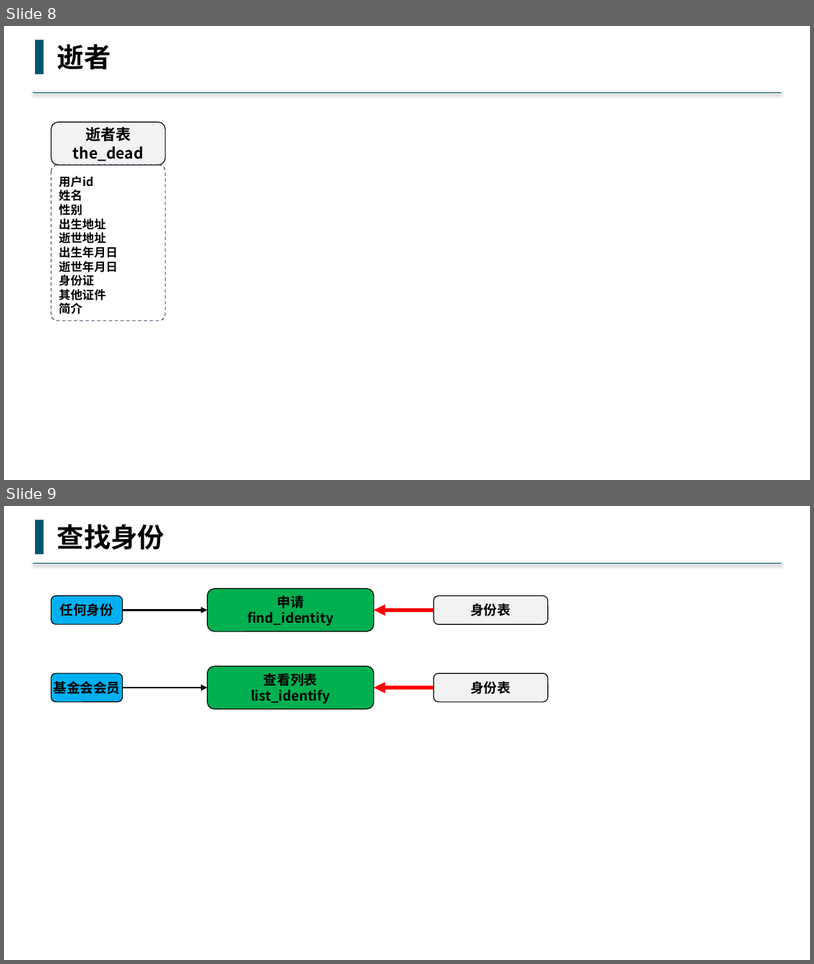
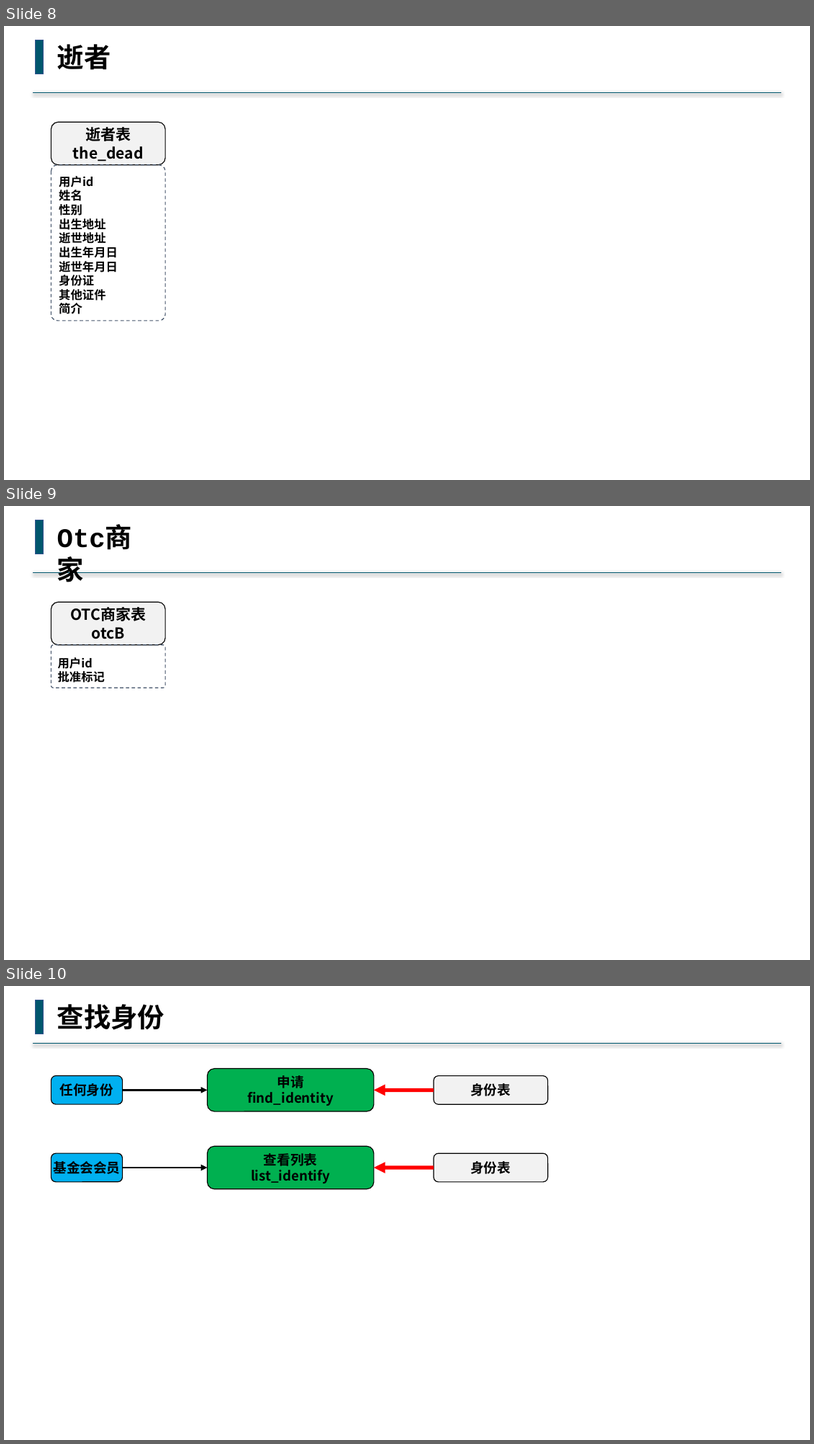
Before and after one commit to buddhachain/buddhaContract, a slide deck: doc/02.身份.pptx. Shown one above the other, each under a label of ours: slides 8 and 9 before the commit, slides 8, 9 and 10 after it. The pictures are 814x964 and 814x1444 pixels, drawn with LibreOffice and Linux fonts; fonts in the diff are those of the drawing. Boxes give left, top, right and bottom in pixels: in the first picture for what was removed or moved away, otherwise in the second. Text is boxed around its words. In the diff, an @@ line names an element or a change of style, - is before the commit and + after.

Commit message:
otc商家身份设计

```diff
--- a/doc/02.身份.pptx
+++ b/doc/02.身份.pptx
@@ slide 9 added at bbox=[4, 506, 810, 960], background #FFFFFF @@
@@ rectangle added at bbox=[36, 520, 44, 554], fill #00576E, outline #325491 1 pt @@
@@ text added at bbox=[52, 518, 162, 556], 32 pt, text #000000, bold @@
+Otc商家
@@ line added from (782, 572) to (32, 572), #00576E 1.5 pt @@
@@ rounded rectangle added at bbox=[52, 602, 165, 645], fill #F2F2F2, outline #000000 1 pt, 18 pt, text #000000, bold @@
+OTC商家表
+otcB
@@ rounded rectangle added at bbox=[52, 645, 165, 688], outline #44546A 1 pt dashed, 14 pt, text #000000, bold @@
+用户id
+批准标记
@@ what was slide 9 is now slide 10 @@
```
Also in this commit, not shown: 2 slides changed, 1 other slide added, 2 other files.
